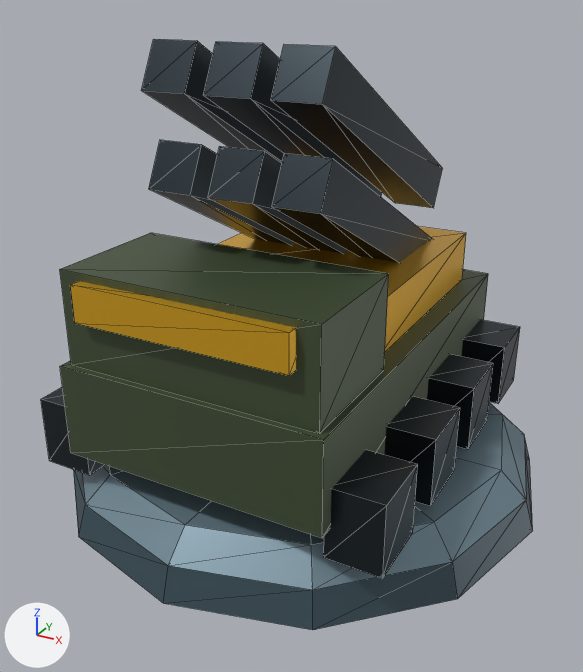
The glTF model assets/models/pieces/japan_missile_lod0.glb as it was, and as the next commit left it.
Both versions are drawn from a camera (50 mm lens) standing at (0.524, -0.989, 0.714) and looking at (0.002, -0.041, 0.24). The axes (+X, +Y, +Z) are drawn at lower left. The lights are the same throughout. The first picture is the older version. Mesh edges are drawn as thin lines. Where no turn or scale is listed for an object, it has been applied to the vertices. Vertices at exactly the same position are counted once.

Names of what the first picture shows: 'barrel', 'base_pedestal', 'body_hull', 'turret'.
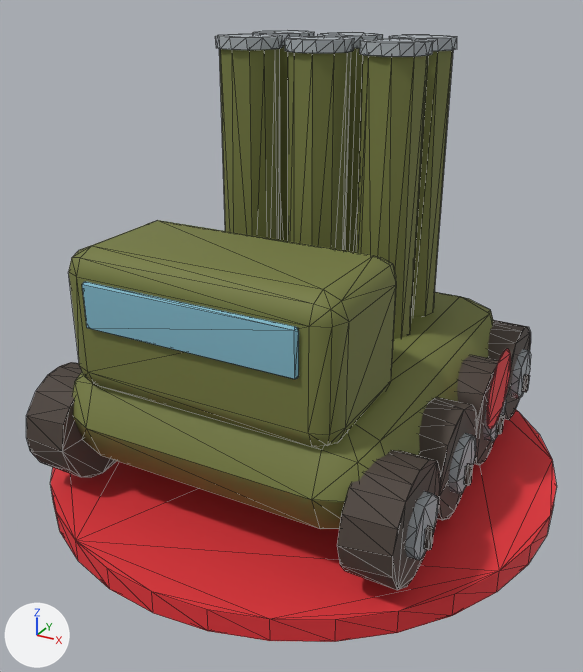
Changed parts and their boxes (x1, y1, x2, y2) in the pictures (583 x 672 px):
'body_hull', recoloured, surface changed, reshaped (62% taller): before (41, 233, 520, 578); after (26, 30, 531, 590)
'base_pedestal', recoloured, surface changed, reshaped (10% wider): before (73, 402, 533, 630); after (50, 409, 557, 642)
'barrel', deleted: before (141, 39, 442, 263)
'turret', deleted: before (218, 226, 466, 352)
part 2 of me_body_hull_mesh, rebuilt (12% shorter): before (60, 270, 488, 538); after (72, 292, 493, 529)
part 3 of me_body_hull_mesh, rebuilt (13% taller): before (60, 233, 389, 434); after (69, 220, 397, 447)
part 4 of me_body_hull_mesh, rebuilt: before (71, 281, 296, 376); after (82, 282, 299, 379)
part 5 of me_body_hull_mesh, deleted: before (41, 269, 520, 578)
part 6 of me_body_hull_mesh, added: after (26, 30, 531, 590)

Diff of the bpy script that builds the scene:
```diff
--- a/assets/models/pieces/japan_missile_lod0.glb.py
+++ b/assets/models/pieces/japan_missile_lod0.glb.py
@@ mat_mat_team_ring @@
 mat_mat_team_ring = principled_material('mat_team_ring')
-mat_mat_team_ring.base_color = (0.188, 0.279, 0.332)  # greyish blue #78909c
+mat_mat_team_ring.base_color = (0.784, 0.0319, 0.0409)  # red #e53239
 mat_mat_team_ring.metallic = 0.35
-mat_mat_team_ring.roughness = 0.4
+mat_mat_team_ring.roughness = 0.72
@@ me_base_pedestal_mesh @@
-me_base_pedestal_mesh.from_pydata(...)  # 39 vertices, 84 faces; spans x -0.37..0.37, y -0.37..0.37, z 0.0..0.084
-me_base_pedestal_mesh.materials.append(mat_mat_base_pedestal)  # dark blue #455a64
+me_base_pedestal_mesh.from_pydata(...)  # 64 vertices, 124 faces; spans x -0.39..0.39, y -0.39..0.39, z 0.0..0.033
+# me_base_pedestal_mesh part 1: the whole mesh is rebuilt
 me_base_pedestal_mesh.materials.append(mat_mat_team_ring)
@@ me_body_hull_mesh @@
-me_body_hull_mesh.from_pydata(...)  # 96 vertices, 144 faces; spans x -0.258..0.258, y -0.315..0.34, z 0.084..0.39
-me_body_hull_mesh.materials.append(mat_mat_faction_primary)  # dark green #4a583e
-me_body_hull_mesh.materials.append(mat_mat_faction_accent)  # yellow #fbc02d
-me_body_hull_mesh.materials.append(mat_mat_neutral_metal)  # greyish blue #363f45
-me_body_hull_mesh.materials.append(mat_mat_team_ring)  # greyish blue #78909c
+me_body_hull_mesh.from_pydata(...)  # 984 vertices, 1776 faces; spans x -0.294..0.294, y -0.308..0.308, z 0.048..0.644
+# me_body_hull_mesh part 2: the loose piece of 8 vertices spanning x -0.19..0.19, y -0.31..0.31, z 0.13..0.26 is rebuilt with 44 vertices and now spans x -0.243..0.243, y -0.297..0.297, z 0.091..0.244, in mat_japan___olive_drab_001 (dark yellow #757b3f)
+# me_body_hull_mesh part 3: the loose piece of 8 vertices spanning x -0.18..0.18, y -0.3..-0.12, z 0.26..0.39 is rebuilt with 56 vertices and now spans x -0.193..0.193, y -0.291..-0.094, z 0.219..0.412, in mat_japan___olive_drab_001 (dark yellow #757b3f)
+# me_body_hull_mesh part 4: the loose piece of 8 vertices spanning x -0.15..0.15, y -0.315..-0.265, z 0.33..0.38 is rebuilt with 20 vertices and now spans x -0.15..0.15, y -0.298..-0.29, z 0.316..0.378, in mat_canopy_001 (cyan #7fb7c9)
+# me_body_hull_mesh part 5: 9 loose pieces with 72 vertices, spanning x -0.258..0.258, y -0.288..0.34, z 0.084..0.25, are deleted
+# me_body_hull_mesh part 6: 864 vertices added at x -0.294..0.294, y -0.308..0.308, z 0.048..0.644
+me_body_hull_mesh.materials.append(mat_japan___olive_drab_001)  # dark yellow #757b3f
+me_body_hull_mesh.materials.append(mat_dark_parts_001)  # brown #4a3f38
+me_body_hull_mesh.materials.append(mat_metal_001)  # grey #a9b0b5
+me_body_hull_mesh.materials.append(mat_canopy_001)  # cyan #7fb7c9
+me_body_hull_mesh.materials.append(mat_red_001)  # red #e53239
@@ ob_turret @@
-ob_turret = bpy.data.objects.new('turret', me_turret_mesh)
@@ ob_barrel @@
-ob_barrel = bpy.data.objects.new('barrel', me_barrel_mesh)
```
